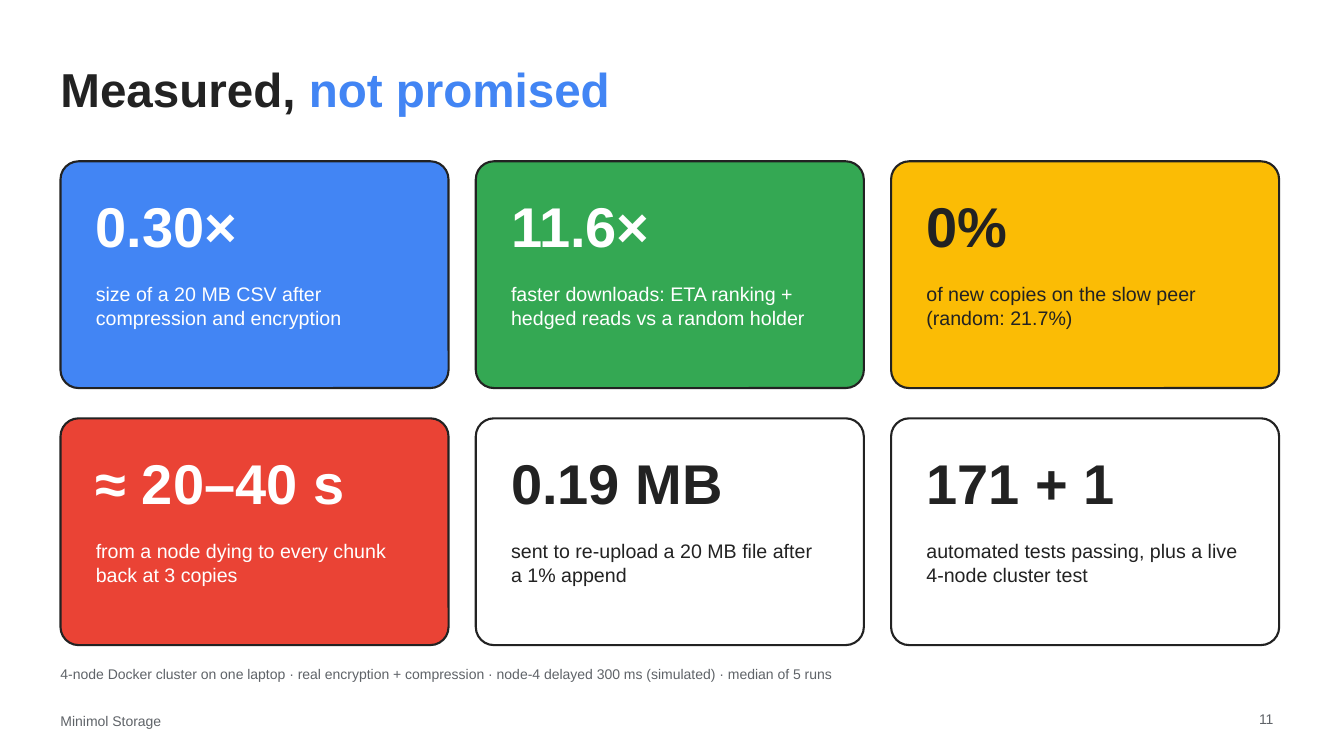
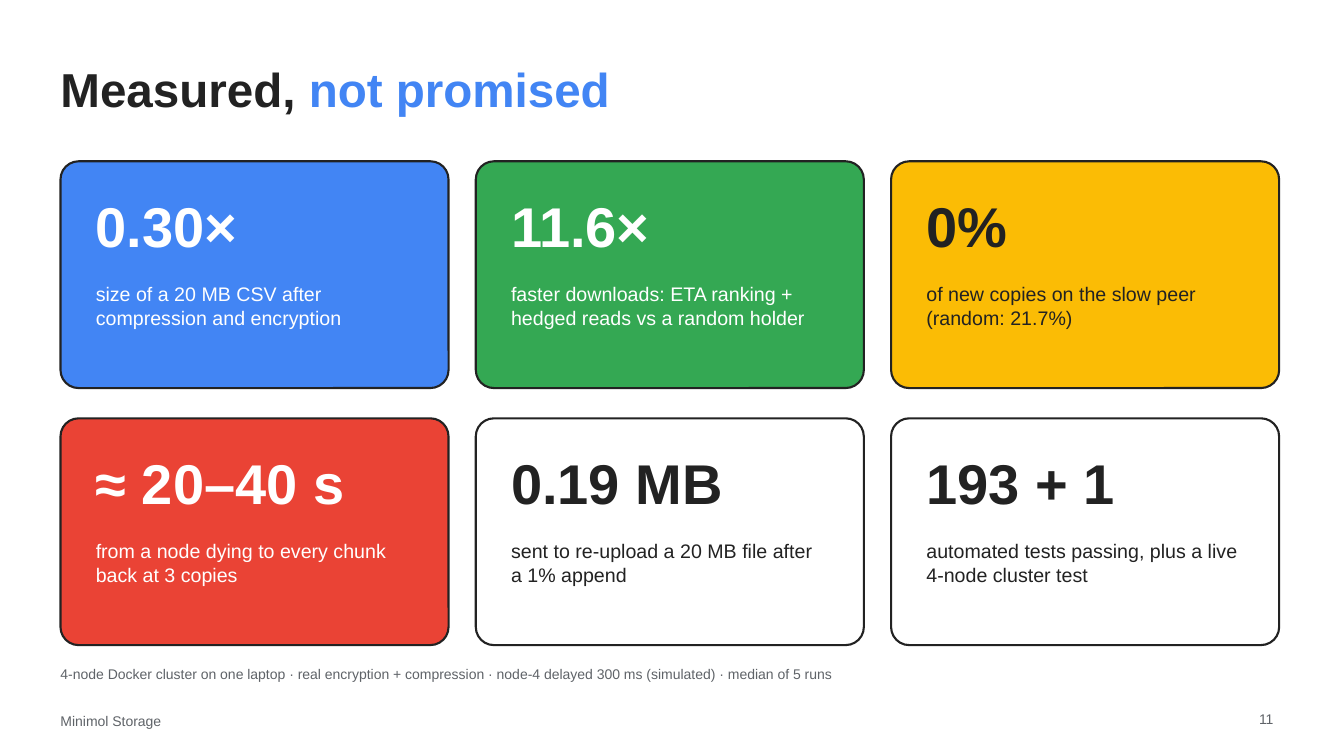
Before and after one commit to guptakaran0720/Minimol-2026, a slide deck: slide 11 of docs/Minimol_Storage_Pitch.pptx. Drawn at 1344x756 pixels with LibreOffice and Linux fonts; fonts in the diff are those of the drawing; background and template pictures are left out. Boxes give left, top, right and bottom in pixels: in the first picture for what was removed or moved away, otherwise in the second. Text is boxed around its words. In the diff, an @@ line names an element or a change of style, - is before the commit and + after.

```diff
--- a/docs/Minimol_Storage_Pitch.pptx
+++ b/docs/Minimol_Storage_Pitch.pptx
@@ text at (926,465,1114,505): text changed @@
-171 + 1
+193 + 1
```
Also in this commit, not shown: 1 other slide changed, 8 other files.
